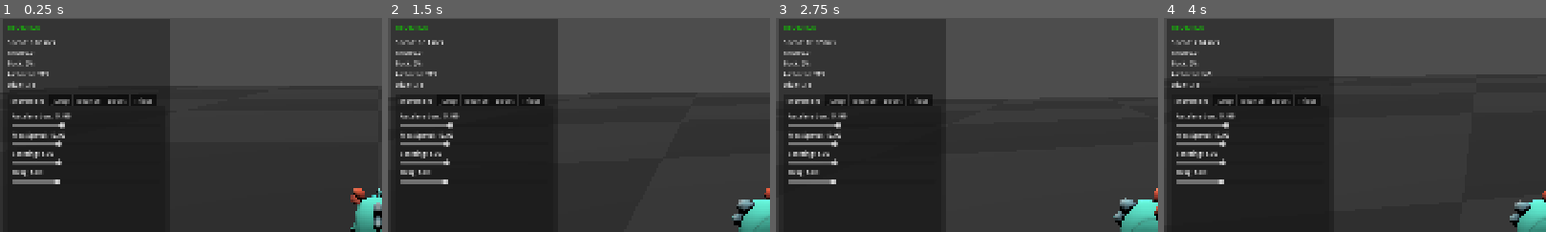
Above: before the commit, frames 1-4 (left to right).
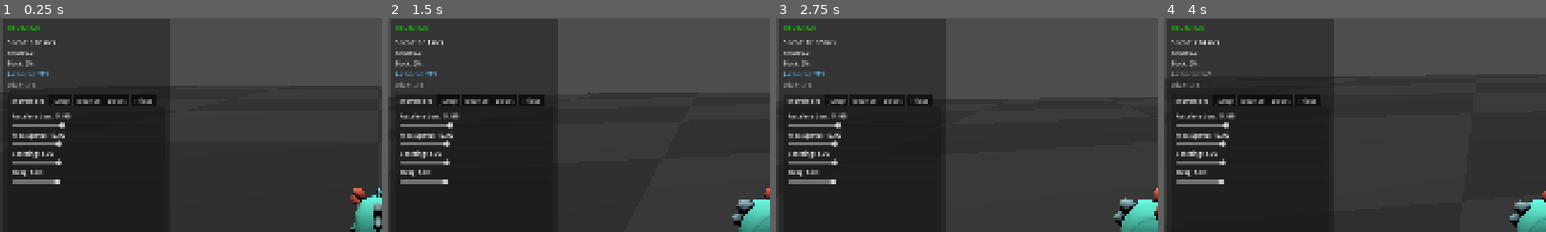
Above: after the commit, the same moments.

Repository: mika-marcondes/axie-jam
Game: Godot game, scene res://scenes/contest/contest_greybox.tscn
Same seed, same stepped clock (60 frames per second), same inputs: the game is played once before the commit and once after it.
Inputs:
- Up to frame 1 (0.25 s): no input
- Up to frame 2 (1.5 s): hold D (move_right) 0.53-1.28 s; hold Shift (boost) 0.53-1.28 s; tap Space (jump) at 0.77, 0.8, 1.07, 1.35 s; hold S (move_back) from 1.28 s (still down)
- Up to frame 3 (2.75 s): tap Space (jump) at 1.52, 1.82, 2.3 s; tap Shift (boost) at 1.55 s; release S (move_back) at 2.03 s; hold D (move_right) from 2.03 s (still down); hold Shift (boost) from 2.03 s (still down)
- Up to frame 4 (4 s): release D (move_right) at 2.78 s; release Shift (boost) at 2.78 s; hold W (move_forward) 2.78-3.53 s; tap Q (camera_left) at 2.85 s; tap Space (jump) at 3.02, 3.32 s; tap Shift (boost) at 3.05 s; hold A (move_left) from 3.53 s (still down); hold Space (jump) from 3.53 s (still down); tap E (camera_right) at 3.6 s
The pictures show only the part of the screen within x 0-50%, y 1-51%; the shares and areas given below are measured in that part.

The runs differ from the first frame. In frame 1, 0.2% of the frame differs, in the area x 2-13%, y 25-33%; in frame 2, 0.2%; in frame 3, 0.2%; in frame 4, 0.1%.

Commit message:
(devUI): color cues

Diff:
--- a/project.godot
+++ b/project.godot
@@ -26,26 +26,22 @@
 
 move_right={
 "deadzone": 0.2,
-"events": [Object(InputEventKey,"resource_local_to_scene":fa …(140 unchanged characters)… d":false,"keycode":0,"physical_keycode":4194321,"key_label":0,"unicode":0,"location":0,"echo":false,"script":null)
-, Object(InputEventKey,"resource_local_to_scene":false,"resource_name":"","device":-1,"window_id":0,"alt_pressed":false,"shift_pressed":false,"ctrl_pressed":false,"meta_pressed":false,"pressed":false,"keycode":0,"physical_keycode":68,"key_label":0,"unicode":100,"location":0,"echo":false,"script":null)
+"events": [Object(InputEventKey,"resource_local_to_scene":fa …(140 unchanged characters)… d":false,"keycode":0,"physical_keycode":68,"key_label":0,"unicode":100,"location":0,"echo":false,"script":null)
 ]
 }
 move_left={
 "deadzone": 0.2,
-"events": [Object(InputEventKey,"resource_local_to_scene":fa …(140 unchanged characters)… d":false,"keycode":0,"physical_keycode":4194319,"key_label":0,"unicode":0,"location":0,"echo":false,"script":null)
-, Object(InputEventKey,"resource_local_to_scene":false,"resource_name":"","device":-1,"window_id":0,"alt_pressed":false,"shift_pressed":false,"ctrl_pressed":false,"meta_pressed":false,"pressed":false,"keycode":0,"physical_keycode":65,"key_label":0,"unicode":97,"location":0,"echo":false,"script":null)
+"events": [Object(InputEventKey,"resource_local_to_scene":fa …(140 unchanged characters)… d":false,"keycode":0,"physical_keycode":65,"key_label":0,"unicode":97,"location":0,"echo":false,"script":null)
 ]
 }
 move_back={
 "deadzone": 0.2,
-"events": [Object(InputEventKey,"resource_local_to_scene":fa …(140 unchanged characters)… d":false,"keycode":0,"physical_keycode":4194322,"key_label":0,"unicode":0,"location":0,"echo":false,"script":null)
-, Object(InputEventKey,"resource_local_to_scene":false,"resource_name":"","device":-1,"window_id":0,"alt_pressed":false,"shift_pressed":false,"ctrl_pressed":false,"meta_pressed":false,"pressed":false,"keycode":0,"physical_keycode":83,"key_label":0,"unicode":115,"location":0,"echo":false,"script":null)
+"events": [Object(InputEventKey,"resource_local_to_scene":fa …(140 unchanged characters)… d":false,"keycode":0,"physical_keycode":83,"key_label":0,"unicode":115,"location":0,"echo":false,"script":null)
 ]
 }
 move_forward={
 "deadzone": 0.2,
 "events": [Object(InputEventKey,"resource_local_to_scene":false,"resource_name":"","device":-1,"window_id":0,"alt_press …(192 unchanged characters)…
-, Object(InputEventKey,"resource_local_to_scene":false,"resource_name":"","device":-1,"window_id":0,"alt_pressed":false,"shift_pressed":false,"ctrl_pressed":false,"meta_pressed":false,"pressed":false,"keycode":0,"physical_keycode":4194320,"key_label":0,"unicode":0,"location":0,"echo":false,"script":null)
 ]
 }
 reset_scene={
@@ -81,16 +77,19 @@
 trick_dive={
 "deadzone": 0.2,
 "events": [Object(InputEventKey,"resource_local_to_scene":false,"resource_name":"","device":-1,"window_id":0,"alt_press …(192 unchanged characters)…
+, Object(InputEventKey,"resource_local_to_scene":false,"resource_name":"","device":-1,"window_id":0,"alt_pressed":false,"shift_pressed":false,"ctrl_pressed":false,"meta_pressed":false,"pressed":false,"keycode":0,"physical_keycode":4194320,"key_label":0,"unicode":0,"location":0,"echo":false,"script":null)
 ]
 }
 trick_spin_left={
 "deadzone": 0.2,
 "events": [Object(InputEventKey,"resource_local_to_scene":false,"resource_name":"","device":-1,"window_id":0,"alt_press …(192 unchanged characters)…
+, Object(InputEventKey,"resource_local_to_scene":false,"resource_name":"","device":-1,"window_id":0,"alt_pressed":false,"shift_pressed":false,"ctrl_pressed":false,"meta_pressed":false,"pressed":false,"keycode":0,"physical_keycode":4194319,"key_label":0,"unicode":0,"location":0,"echo":false,"script":null)
 ]
 }
 trick_spin_right={
 "deadzone": 0.2,
 "events": [Object(InputEventKey,"resource_local_to_scene":false,"resource_name":"","device":-1,"window_id":0,"alt_press …(191 unchanged characters)…
+, Object(InputEventKey,"resource_local_to_scene":false,"resource_name":"","device":-1,"window_id":0,"alt_pressed":false,"shift_pressed":false,"ctrl_pressed":false,"meta_pressed":false,"pressed":false,"keycode":0,"physical_keycode":4194321,"key_label":0,"unicode":0,"location":0,"echo":false,"script":null)
 ]
 }
 trick_tuck={
--- a/scripts/ui/dev_panel.gd
+++ b/scripts/ui/dev_panel.gd
@@ -84,6 +84,16 @@
 @onready var landing_spin_deceleration_value: Label = %LandingSpinDecelerationValue
 @onready var landing_spin_deceleration_slider: HSlider = %LandingSpinDecelerationSlider
 
+const MODIFIED_COLOR: Color = Color("#F6C85F")
+
+const STATUS_READY_COLOR: Color = Color("#72E06A")
+const STATUS_ACTIVE_COLOR: Color = Color("#66C7FF")
+const STATUS_WARNING_COLOR: Color = Color("#FFD166")
+const STATUS_FULL_COLOR: Color = Color("#D996FF")
+const STATUS_INACTIVE_COLOR: Color = Color("#A0A0A0")
+
+var original_slider_values: Dictionary = {}
+var slider_labels: Dictionary = {}
 
 var ball: BallController
 
@@ -99,6 +109,8 @@
 
 	update_parameter_labels()
 	update_player_parameter_labels()
+
+	setup_parameter_cues()
 
 
 func _process(_delta: float) -> void:
@@ -372,13 +384,29 @@
 
 	if ball.is_charging_jump:
 		if charge_ratio >= 1.0:
-			jump_status_label.text = "Jump: FULL"
+			set_status(
+				jump_status_label,
+				"Jump: FULL",
+				STATUS_FULL_COLOR
+			)
 		else:
-			jump_status_label.text = "Jump: CHARGING"
+			set_status(
+				jump_status_label,
+				"Jump: CHARGING",
+				STATUS_WARNING_COLOR
+			)
 	elif ball.is_on_floor():
-		jump_status_label.text = "Jump: READY"
+		set_status(
+			jump_status_label,
+			"Jump: READY",
+			STATUS_READY_COLOR
+		)
 	else:
-		jump_status_label.text = "Jump: AIRBORNE"
+		set_status(
+			jump_status_label,
+			"Jump: AIRBORNE",
+			STATUS_ACTIVE_COLOR
+		)
 
 
 func update_bounce_debug() -> void:
@@ -386,11 +414,23 @@
 		return
 
 	if ball.bounce_input_timer > 0.0:
-		bounce_status_label.text = "Bounce: BUFFERED (%.2f s)" % ball.bounce_input_timer
+		set_status(
+			bounce_status_label,
+			"Bounce: BUFFERED (%.2f s)" % ball.bounce_input_timer,
+			STATUS_WARNING_COLOR
+		)
 	elif ball.is_on_floor():
-		bounce_status_label.text = "Bounce: READY"
+		set_status(
+			bounce_status_label,
+			"Bounce: READY",
+			STATUS_READY_COLOR
+		)
 	else:
-		bounce_status_label.text = "Bounce: WAITING"
+		set_status(
+			bounce_status_label,
+			"Bounce: WAITING",
+			STATUS_INACTIVE_COLOR
+		)
 
 
 func update_boost_debug() -> void:
@@ -398,34 +438,217 @@
 		return
 
 	if ball.is_boosting:
-		boost_status_label.text = "Boost: ACTIVE"
+		set_status(
+			boost_status_label,
+			"Boost: ACTIVE",
+			STATUS_ACTIVE_COLOR
+		)
 	elif ball.is_on_floor():
-		boost_status_label.text = "Boost: READY"
+		set_status(
+			boost_status_label,
+			"Boost: READY",
+			STATUS_READY_COLOR
+		)
 	else:
-		boost_status_label.text = "Boost: AIRBORNE"
+		set_status(
+			boost_status_label,
+			"Boost: AIRBORNE",
+			STATUS_INACTIVE_COLOR
+		)
 
 
 func update_player_debug() -> void:
 	if player == null:
 		return
 
-	spin_rpm_label.text = "RPM: %.1f" % player.get_spin_rpm()
-
-	var tuck_percent: int = roundi(
-		player.get_tuck_amount() * 100.0
-	)
+	var rpm: float = player.get_spin_rpm()
+	var tuck_amount: float = player.get_tuck_amount()
+	var tuck_percent: int = roundi(tuck_amount * 100.0)
+
+	spin_rpm_label.text = "RPM: %.1f" % rpm
 	tuck_label.text = "Tuck: %d%%" % tuck_percent
 
-	airborne_label.text = (
-		"Airborne: YES"
-		if player.is_airborne()
-		else "Airborne: NO"
-	)
-
-	dive_status_label.text = (
-		"Dive: ACTIVE"
-		if player.is_diving()
-		else "Dive: OFF"
+	if absf(rpm) > 1.0:
+		spin_rpm_label.add_theme_color_override(
+			"font_color",
+			STATUS_ACTIVE_COLOR
+		)
+	else:
+		spin_rpm_label.remove_theme_color_override(
+			"font_color"
+		)
+
+	if tuck_amount >= 0.99:
+		tuck_label.add_theme_color_override(
+			"font_color",
+			STATUS_FULL_COLOR
+		)
+	elif tuck_amount > 0.01:
+		tuck_label.add_theme_color_override(
+			"font_color",
+			STATUS_WARNING_COLOR
+		)
+	else:
+		tuck_label.remove_theme_color_override(
+			"font_color"
+		)
+
+	if player.is_airborne():
+		set_status(
+			airborne_label,
+			"Airborne: YES",
+			STATUS_ACTIVE_COLOR
+		)
+	else:
+		set_status(
+			airborne_label,
+			"Airborne: NO",
+			STATUS_INACTIVE_COLOR
+		)
+
+	if player.is_diving():
+		set_status(
+			dive_status_label,
+			"Dive: ACTIVE",
+			STATUS_ACTIVE_COLOR
+		)
+	else:
+		set_status(
+			dive_status_label,
+			"Dive: OFF",
+			STATUS_INACTIVE_COLOR
+		)
+
+
+func register_parameter_cue(
+	slider: HSlider,
+	label: Label
+) -> void:
+	original_slider_values[slider] = slider.value
+	slider_labels[slider] = label
+
+	slider.value_changed.connect(
+		_on_parameter_cue_changed.bind(slider)
+	)
+
+
+func _on_parameter_cue_changed(
+	_value: float,
+	slider: HSlider
+) -> void:
+	update_parameter_cue(slider)
+
+
+func update_parameter_cue(slider: HSlider) -> void:
+	if not original_slider_values.has(slider):
+		return
+
+	var label: Label = slider_labels.get(slider) as Label
+	var original_value: float = float(original_slider_values[slider])
+
+	if label == null:
+		return
+
+	if is_equal_approx(slider.value, original_value):
+		label.remove_theme_color_override("font_color")
+	else:
+		label.add_theme_color_override(
+			"font_color",
+			MODIFIED_COLOR
+		)
+
+
+func setup_parameter_cues() -> void:
+	# Movement
+	register_parameter_cue(acceleration_slider, acceleration_value)
+	register_parameter_cue(max_speed_slider, max_speed_value)
+	register_parameter_cue(steering_slider, steering_value)
+	register_parameter_cue(drag_slider, drag_value)
+
+	# Jump
+	register_parameter_cue(jump_velocity_slider, jump_velocity_value)
+	register_parameter_cue(air_control_slider, air_control_value)
+	register_parameter_cue(
+		charged_jump_velocity_slider,
+		charged_jump_velocity_value
+	)
+	register_parameter_cue(
+		max_charge_time_slider,
+		max_charge_time_value
+	)
+
+	# Bounce
+	register_parameter_cue(
+		bounce_retention_slider,
+		bounce_retention_value
+	)
+	register_parameter_cue(
+		bounce_input_window_slider,
+		bounce_input_window_value
+	)
+
+	# Boost
+	register_parameter_cue(
+		boost_acceleration_multiplier_slider,
+		boost_acceleration_multiplier_value
+	)
+	register_parameter_cue(
+		boost_max_speed_multiplier_slider,
+		boost_max_speed_multiplier_value
+	)
+	register_parameter_cue(
+		boost_release_deceleration_slider,
+		boost_release_deceleration_value
+	)
+
+	# Tricks
+	register_parameter_cue(
+		spin_acceleration_slider,
+		spin_acceleration_value
+	)
+	register_parameter_cue(
+		max_spin_speed_slider,
+		max_spin_speed_value
+	)
+	register_parameter_cue(
+		spin_drag_slider,
+		spin_drag_value
+	)
+	register_parameter_cue(
+		tuck_spin_multiplier_slider,
+		tuck_spin_multiplier_value
+	)
+	register_parameter_cue(
+		tuck_transition_speed_slider,
+		tuck_transition_speed_value
+	)
+	register_parameter_cue(
+		dive_angle_slider,
+		dive_angle_value
+	)
+	register_parameter_cue(
+		dive_speed_slider,
+		dive_speed_value
+	)
+	register_parameter_cue(
+		landing_realign_speed_slider,
+		landing_realign_speed_value
+	)
+	register_parameter_cue(
+		landing_spin_deceleration_slider,
+		landing_spin_deceleration_value
+	)
+
+
+func set_status(
+	label: Label,
+	text: String,
+	color: Color
+) -> void:
+	label.text = text
+	label.add_theme_color_override(
+		"font_color",
+		color
 	)
 
 
